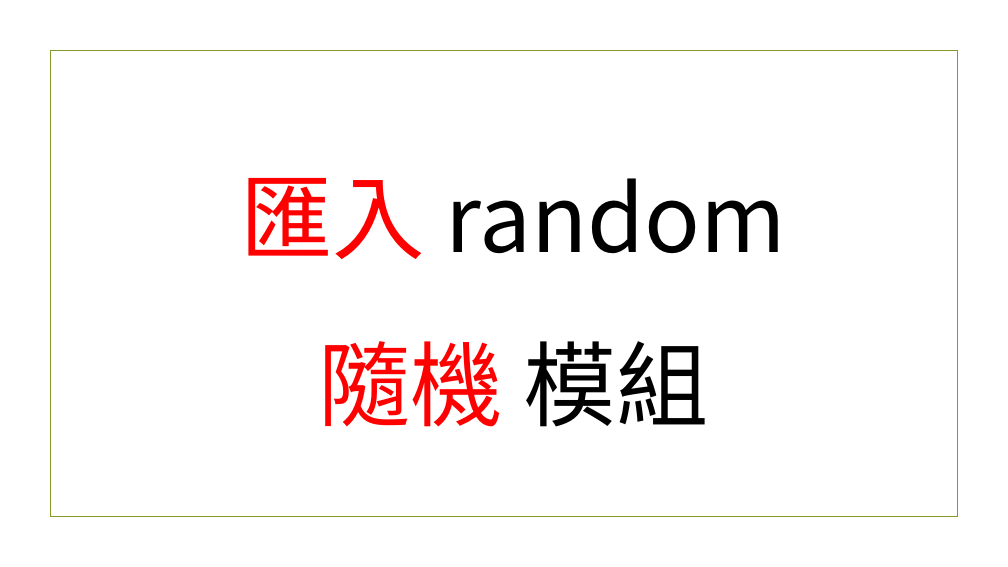
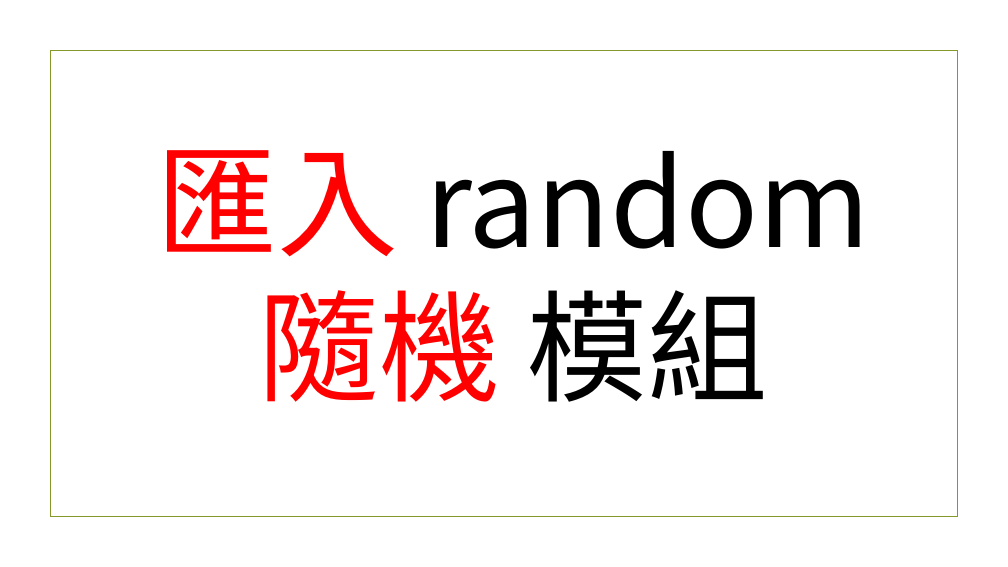
Before and after one commit to beardad1975/py4t, a slide deck: slide 57 of 課程資料/專題-海龜與樹/海龜與樹程式簡報.pptx (slide 50 before the commit). Drawn at 1008x567 pixels with LibreOffice and Linux fonts; fonts in the diff are those of the drawing; background and template pictures are left out. Boxes give left, top, right and bottom in pixels: in the first picture for what was removed or moved away, otherwise in the second. Text is boxed around its words. In the diff, an @@ line names an element or a change of style, - is before the commit and + after.

```diff
--- a/課程資料/專題-海龜與樹/海龜與樹程式簡報.pptx
+++ b/課程資料/專題-海龜與樹/海龜與樹程式簡報.pptx
@@ title "匯入 random 隨機 模組" at (x1=157, y1=150, x2=870, y2=402): size 88 to 115 pt; line spacing 1.5 to 1 @@
```
Also in this commit, not shown: 14 other slides changed, 27 slides added, 21 other files.
